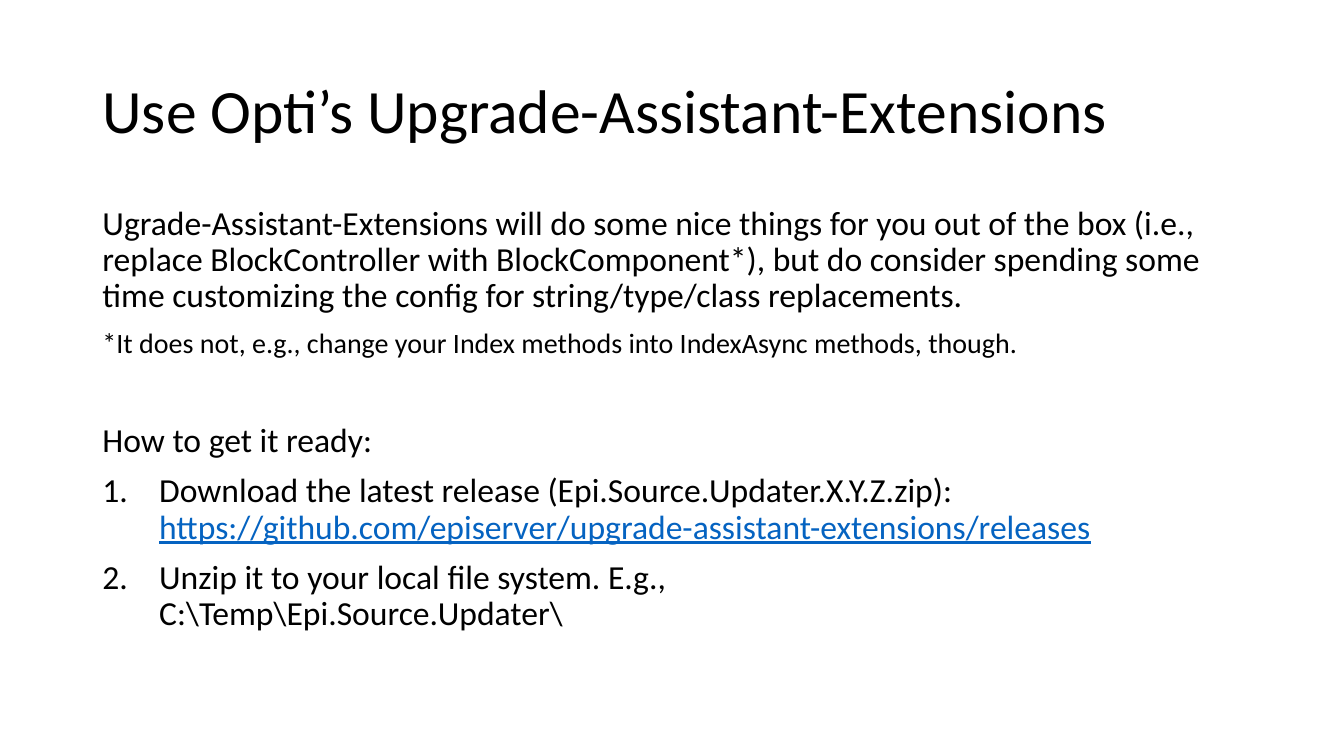
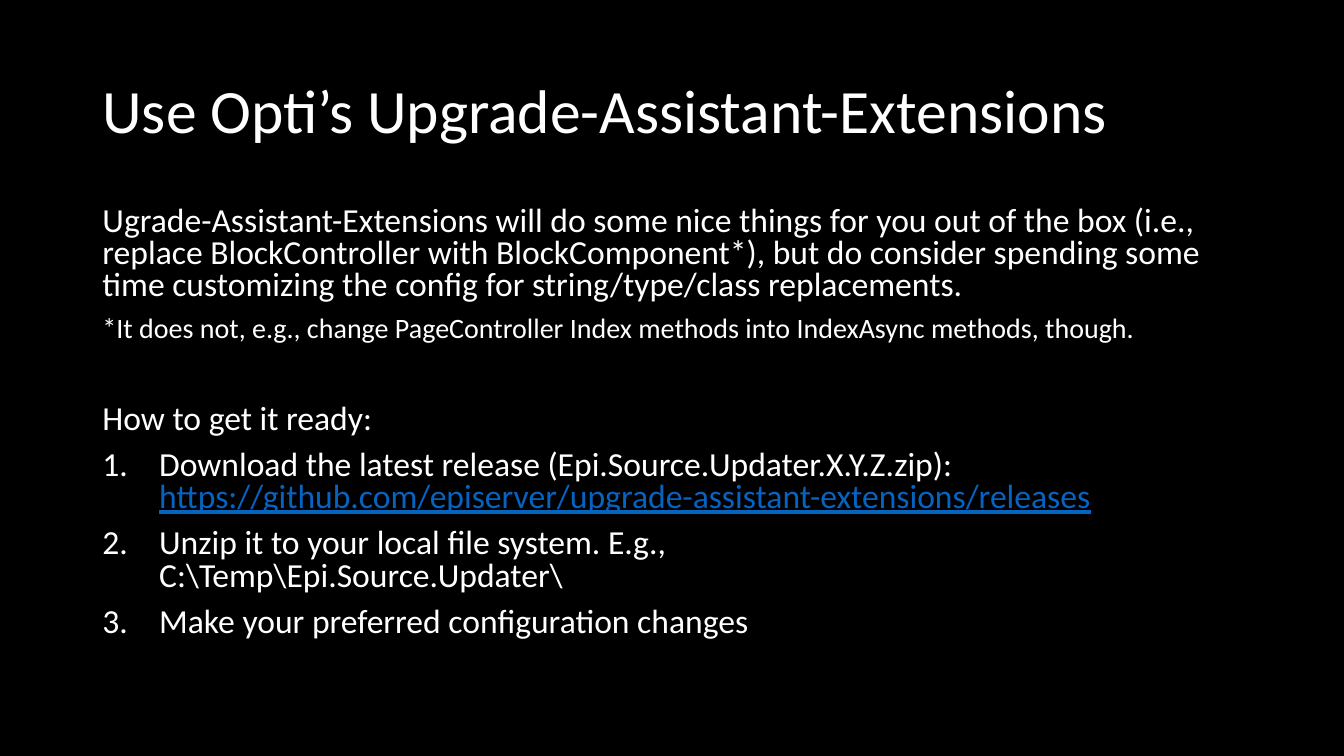
Before and after one commit to DrewNull/optimizely-cms12-upgrade, a slide deck: slide 15 of Presentation--Upgrading-to-CMS-12-and-Commerce-14.pptx. Drawn at 1344x756 pixels with LibreOffice and Linux fonts; fonts in the diff are those of the drawing. Boxes give left, top, right and bottom in pixels: in the first picture for what was removed or moved away, otherwise in the second. Text is boxed around its words. In the diff, an @@ line names an element or a change of style, - is before the commit and + after.

```diff
--- a/Presentation--Upgrading-to-CMS-12-and-Commerce-14.pptx
+++ b/Presentation--Upgrading-to-CMS-12-and-Commerce-14.pptx
@@ background #FFFFFF to #000000 @@
@@ title "Use Opti’s Upgrade-Assistant-Extensions" at box(102, 90, 1106, 144): text colour #000000 to #FFFFFF @@
@@ text at box(102, 207, 1199, 593): text colour #000000 to #FFFFFF in "Ugrade-Assistant-Extensions will do some nice things for ...", "How to get it ready:", "Download the latest release (Epi.Source.Updater.X.Y.Z.zip):", "Unzip it to your local file system. ..."; line spacing 0.9 to 0.8 @@
@@ text at box(102, 318, 1134, 343): text changed; text colour #000000 to #FFFFFF @@
-*It does not, e.g., change your Index methods into IndexAsync methods, though.
+*It does not, e.g., change PageController Index methods into IndexAsync methods, though.
@@ text at box(159, 609, 748, 639): paragraph added @@
+3. Make your preferred configuration changes
```
Also in this commit, not shown: 44 other slides changed, 2 slides added, 2 slides removed, 1 other file.
